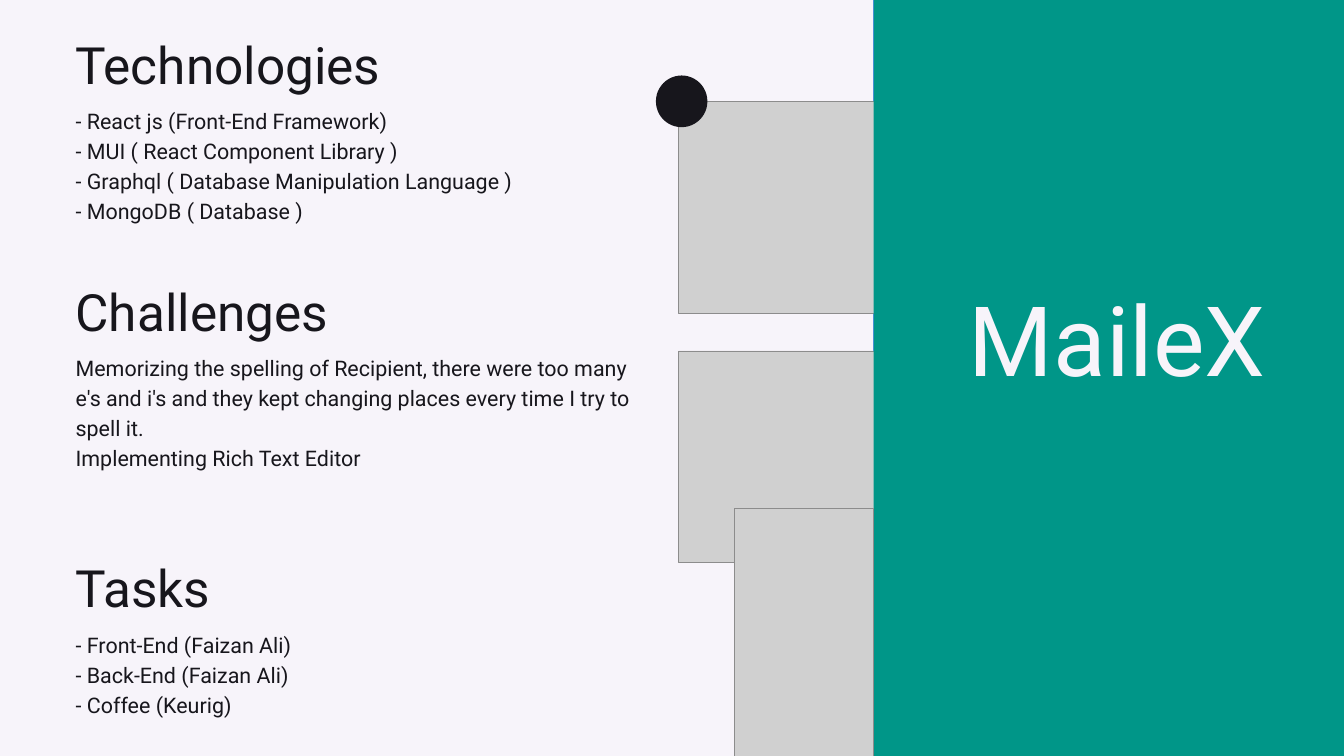
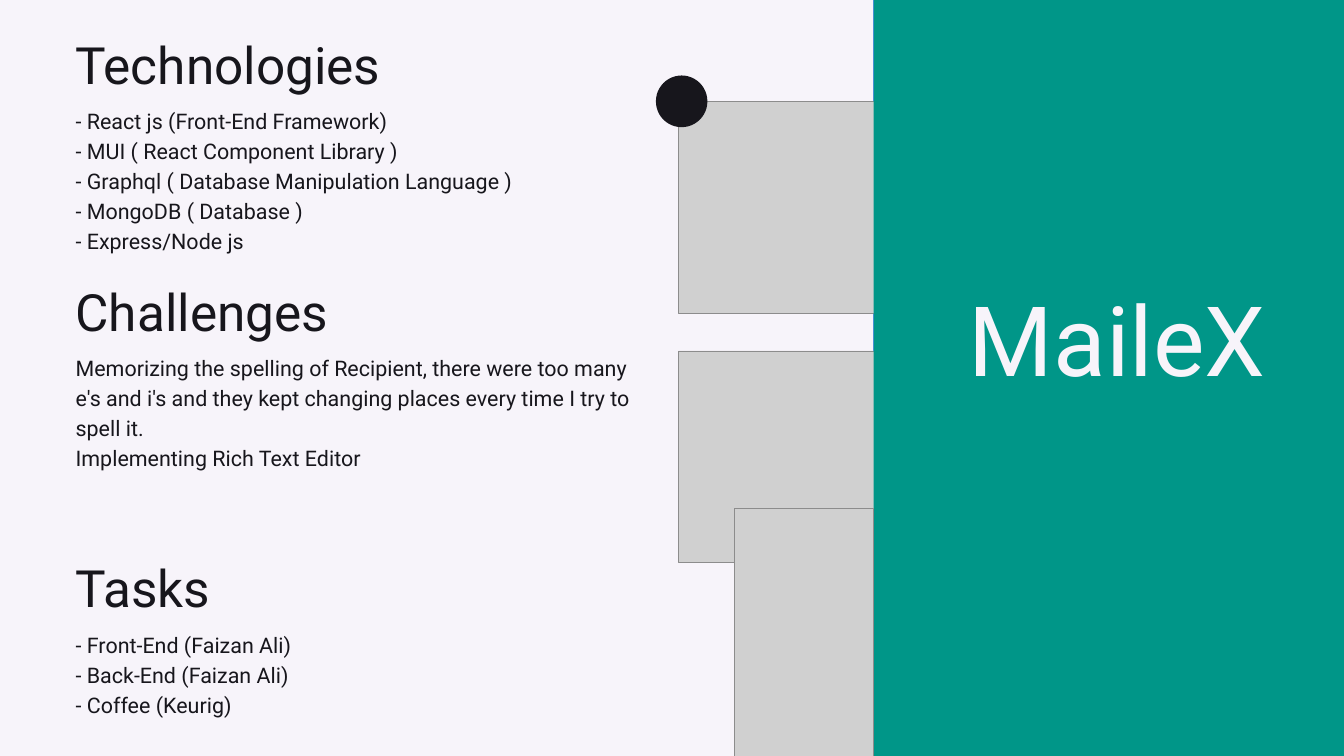
Before and after one commit to alifaizan786-op/MaileX, a slide deck: slide 4 of MaileX.pptx. Drawn at 1344x756 pixels with LibreOffice and Linux fonts; fonts in the diff are those of the drawing; grey boxes stand for pictures. Boxes give left, top, right and bottom in pixels: in the first picture for what was removed or moved away, otherwise in the second. Text is boxed around its words. In the diff, an @@ line names an element or a change of style, - is before the commit and + after.

```diff
--- a/MaileX.pptx
+++ b/MaileX.pptx
@@ text at bbox=[87, 233, 244, 254]: paragraph added @@
+- Express/Node js
```
Also in this commit, not shown: 1 slide added, 2 other files.
